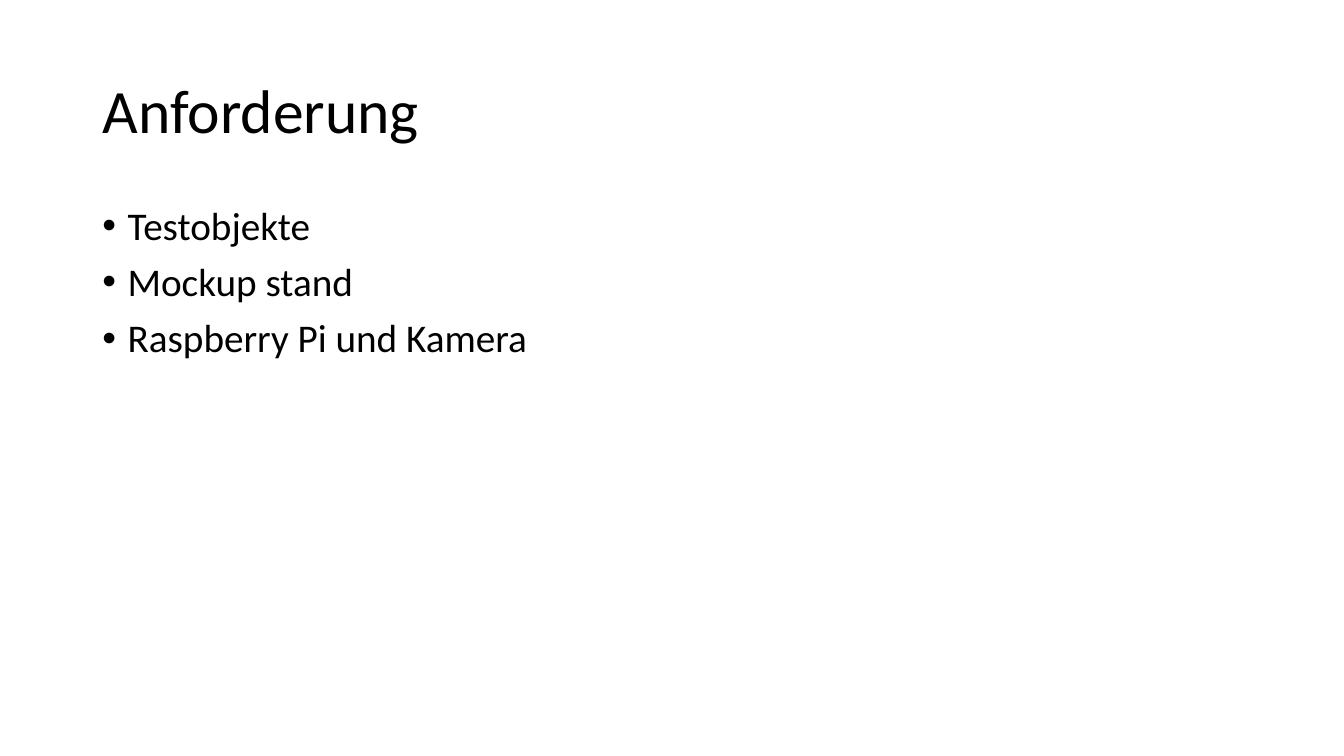
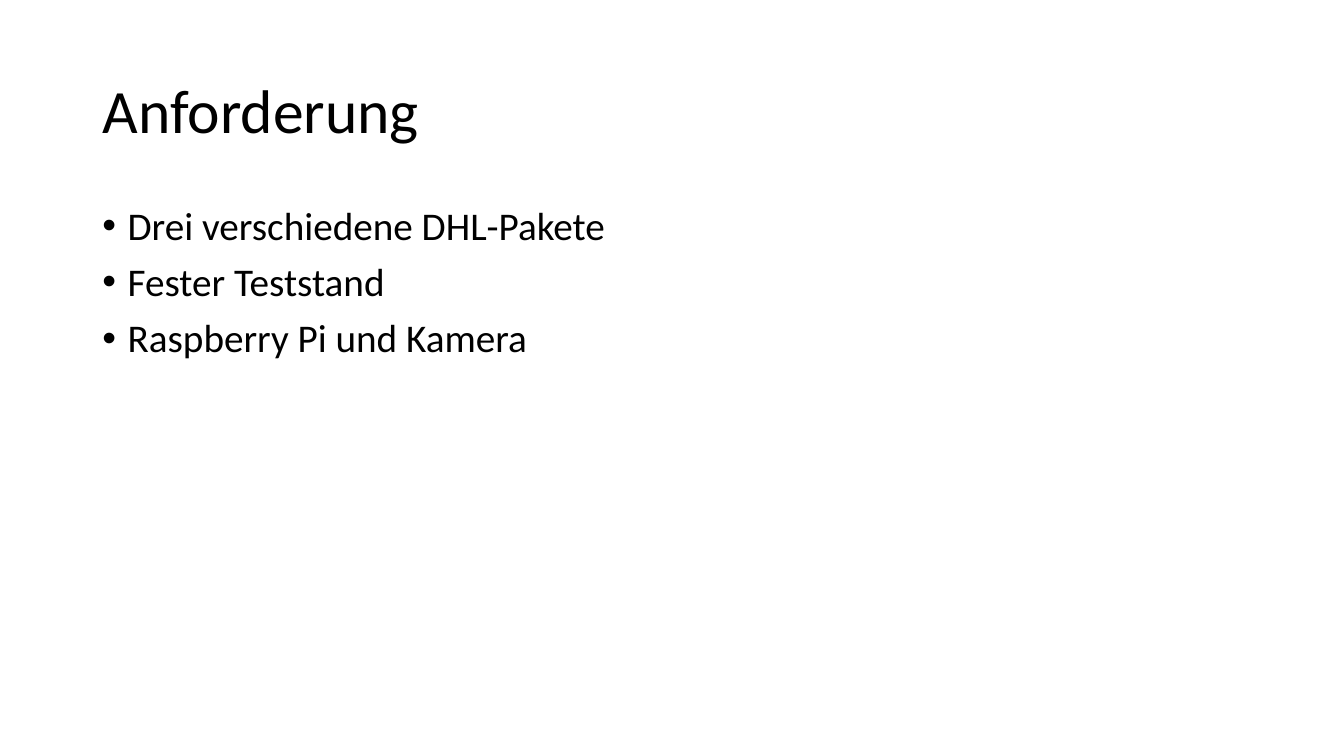
Before and after one commit to linuxfanatiker/hugepackage, a slide deck: slide 5 of 1Woche_Paketerkennung.pptx. Drawn at 1344x756 pixels with LibreOffice and Linux fonts; fonts in the diff are those of the drawing. Boxes give left, top, right and bottom in pixels: in the first picture for what was removed or moved away, otherwise in the second. Text is boxed around its words. In the diff, an @@ line names an element or a change of style, - is before the commit and + after.

```diff
--- a/1Woche_Paketerkennung.pptx
+++ b/1Woche_Paketerkennung.pptx
@@ text at (128,212,605,297): text changed @@
-• Testobjekte
-• Mockup stand
+• Drei verschiedene DHL-Pakete
+• Fester Teststand
```
Also in this commit, not shown: 3 other slides changed.
